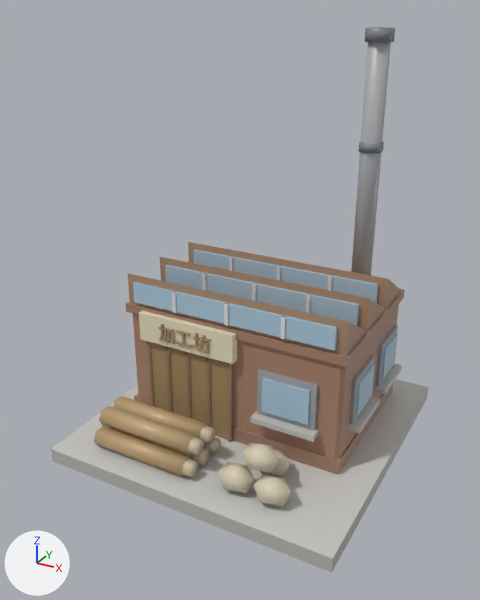
What one commit did to the glTF model county-tycoon/assets/resources/models3d/workshop.glb.
Both versions are drawn from a 50 mm lens placed at (1.434, -1.303, 1.394), pointed at (0.485, 0.423, 0.532). The lights are fixed; the arrows at lower left show +X, +Y and +Z. The picture after the commit comes second. Vertices at exactly the same position are counted once.

The first picture shows 'workshop'.
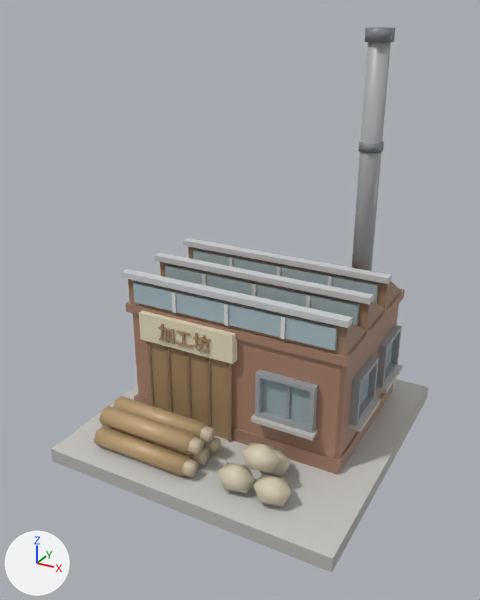
Where the newer file only moved an object's origin or applied its transform, the numbers keep the older frame.

Location of each change, [x1, y1, x2, y2] in pixels of the pictures (480 x 600 px; the box of a moved part takes in the faces that stretch with it):
part 1 of me_立方体, added: after [121, 269, 353, 328]
part 2 of me_立方体, added: after [154, 253, 374, 304]
part 3 of me_立方体, added: after [183, 238, 392, 284]
part 4 of me_立方体, rebuilt: before [349, 355, 375, 424]; after [349, 355, 379, 425]
part 5 of me_立方体, rebuilt: before [381, 333, 398, 380]; after [376, 325, 402, 388]
part 6 of me_立方体, rebuilt: before [250, 411, 319, 442]; after [251, 414, 318, 440]
part 7 of me_立方体, rebuilt (12% shorter): before [374, 363, 402, 395]; after [376, 365, 403, 393]
part 8 of me_立方体, rebuilt (10% shorter): before [347, 396, 380, 434]; after [348, 398, 381, 432]
part 9 of me_立方体, rebuilt: before [257, 369, 318, 431]; after [255, 369, 318, 433]
part 10 of me_立方体, moved or reshaped: before [261, 325, 398, 425]; after [286, 346, 390, 419]
part 11 of me_立方体, recoloured: [128, 247, 397, 445] in both
part 12 of me_立方体, recoloured: [133, 249, 397, 445] in both

The change, as a diff of the scene's bpy script:
```diff
--- a/county-tycoon/assets/resources/models3d/workshop.glb.py
+++ b/county-tycoon/assets/resources/models3d/workshop.glb.py
@@ mat_housing @@
+mat_housing = bpy.data.materials.new('housing')
+# nodes: BsdfPrincipled, Mix, OutputMaterial, VertexColor
+# colours: white #e7e7e7, mixed with the vertex colours
@@ me_立方体 @@
 # used by ob_workshop; location = (0.5, 0.5, 0.025)
-me_立方体.from_pydata(...)  # 910 vertices, 1560 faces; spans x -0.5..0.5, y -0.5..0.5, z -0.025..1.315
+me_立方体.from_pydata(...)  # 1006 vertices, 1680 faces; spans x -0.5..0.5, y -0.5..0.5, z -0.025..1.315
+# me_立方体 part 1: a new loose piece, a box spanning x -0.408..0.388, y -0.181..-0.147, z 0.545..0.565, in mat_housing
+# me_立方体 part 2: a new loose piece, a box spanning x -0.408..0.388, y 0.006..0.04, z 0.545..0.565, in mat_housing
+# me_立方体 part 3: a new loose piece, a box spanning x -0.408..0.388, y 0.192..0.226, z 0.545..0.565, in mat_housing
+# me_立方体 part 4: the loose piece of 8 vertices spanning x 0.372..0.392, y -0.08..0.1, z 0.165..0.325 is rebuilt with 16 vertices and now spans x 0.381..0.406, y -0.08..0.1, z 0.165..0.325, in mat_housing
+# me_立方体 part 5: the loose piece of 8 vertices spanning x 0.38..0.4, y 0.2..0.34, z 0.185..0.305 is rebuilt with 16 vertices and now spans x 0.381..0.406, y 0.18..0.36, z 0.165..0.325, in mat_housing
+# me_立方体 part 6: the loose piece of 8 vertices spanning x 0.09..0.31, y -0.2..-0.16, z 0.145..0.165 is rebuilt with 8 vertices and now spans x 0.093..0.307, y -0.203..-0.161, z 0.151..0.165
+# me_立方体 part 7: the loose piece of 8 vertices spanning x 0.38..0.42, y 0.17..0.37, z 0.145..0.165 is rebuilt with 8 vertices and now spans x 0.381..0.423, y 0.173..0.367, z 0.151..0.165
+# me_立方体 part 8: the loose piece of 8 vertices spanning x 0.38..0.42, y -0.09..0.11, z 0.145..0.165 is rebuilt with 8 vertices and now spans x 0.381..0.423, y -0.087..0.107, z 0.151..0.165
+# me_立方体 part 9: the loose piece of 8 vertices spanning x 0.1..0.3, y -0.172..-0.152, z 0.165..0.325 is rebuilt with 16 vertices and now spans x 0.1..0.3, y -0.186..-0.161, z 0.165..0.325, in mat_housing
+# me_立方体 part 10: 32 vertices removed from x 0.1..0.4, y -0.18..0.412, z 0.165..0.325; 40 vertices added at x 0.115..0.392, y -0.172..0.412, z 0.179..0.563
+# me_立方体 part 11: 325 kept faces spanning x -0.4..0.38, y -0.434..0.4, z 0.025..1.315 get new vertex colours
+# me_立方体 part 12: 252 faces spanning x -0.4..0.38, y -0.434..0.4, z 0.025..1.315 switch from mat_lit to mat_housing
+# other edits to the shape of me_立方体 do not show in these pictures
 me_立方体.materials.append(mat_emit)
```
